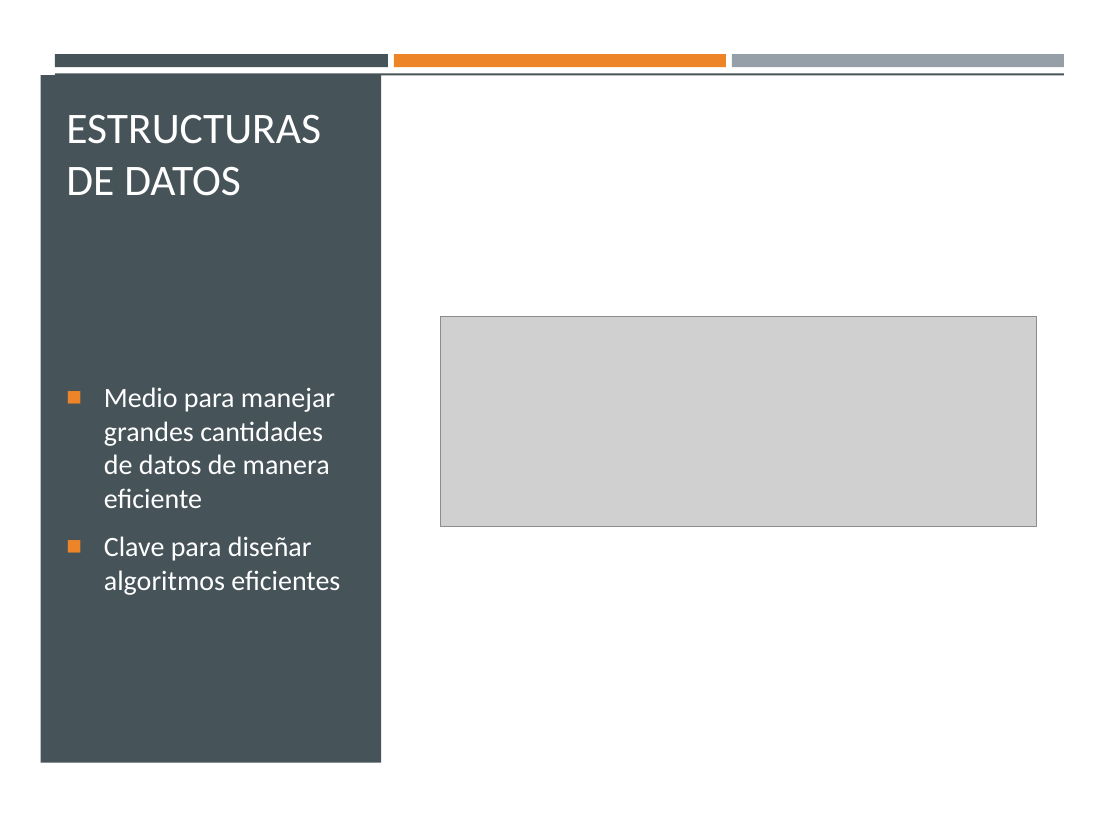
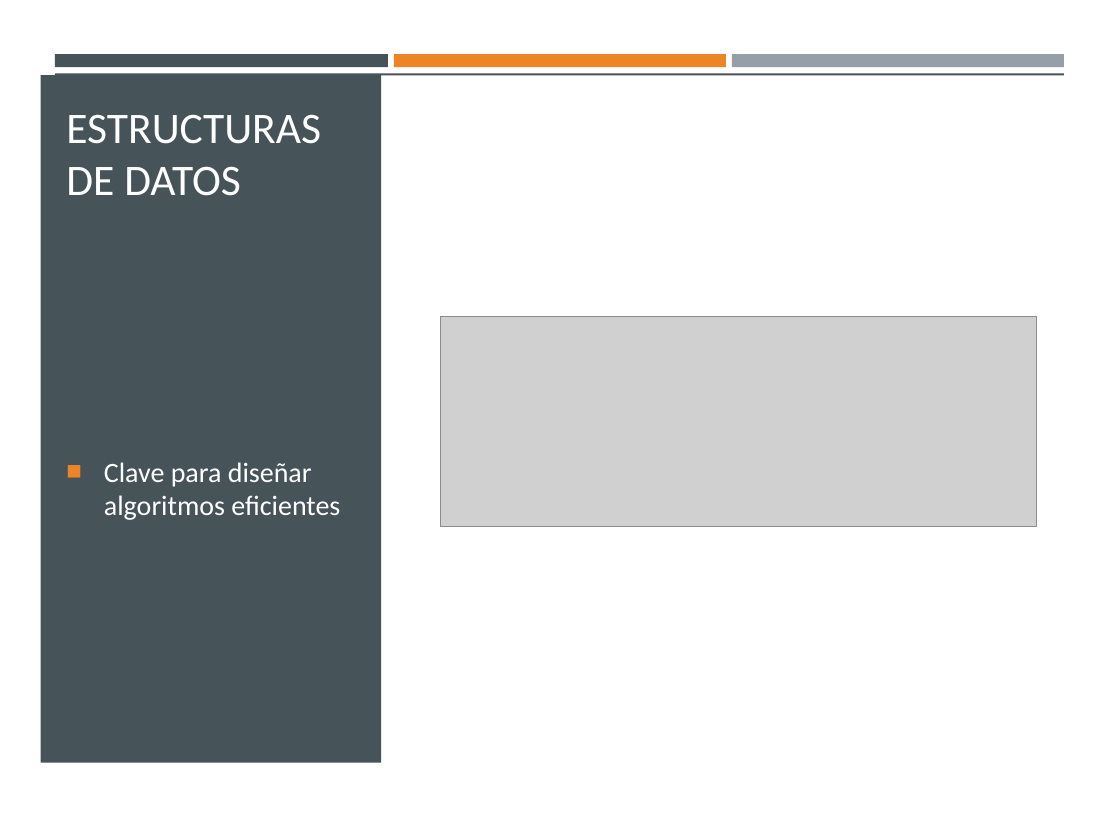
Before and after one commit to gilbertoesp/EstructurasDeDatos, a slide deck: slide 5 of Expos/Espinoza_PrimerExpo.pptx. Drawn at 1120x840 pixels with LibreOffice and Linux fonts; fonts in the diff are those of the drawing; grey boxes stand for pictures. Boxes give left, top, right and bottom in pixels: in the first picture for what was removed or moved away, otherwise in the second. Text is boxed around its words. In the diff, an @@ line names an element or a change of style, - is before the commit and + after.

```diff
--- a/Expos/Espinoza_PrimerExpo.pptx
+++ b/Expos/Espinoza_PrimerExpo.pptx
@@ text at bbox=[104, 387, 335, 508]: paragraph removed @@
-■ Medio para manejar grandes cantidades de datos de manera eficiente
```
Also in this commit, not shown: 4 other slides changed, 7 slides added, 1 slide removed, 8 other files.
